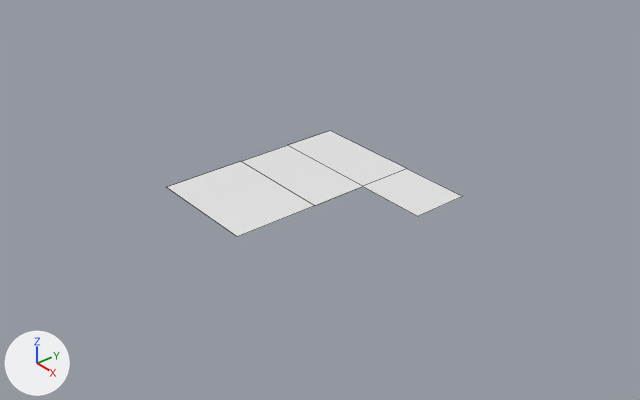
An edit to the Blender file offset_unittest.blend, drawn before and after from the same camera.
Camera for both pictures: a camera (50 mm lens) standing at (10.36, -8.6, 6.75) and looking at (0.32, -0.33, -0.43). Lighting does not change. The marker at lower left points along +X, +Y and +Z. Mesh edges are drawn as thin lines. The same objects are shown in both versions, whatever each file hides.
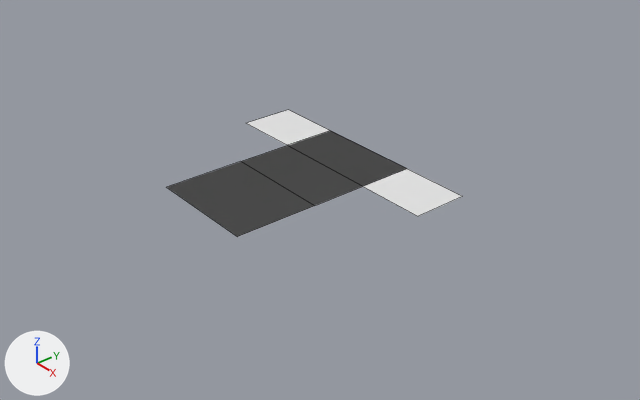
Where the change shows, as pixel boxes (x1, y1, x2, y2) in the pictures (640 x 400 px):
'Plane', modifiers changed: before (167, 131, 463, 237); after (167, 110, 463, 237)

The change, as a list of edits to the scene's bpy script:
```text
Change ob_plane:
    add _m = ob_plane.modifiers.new('Mirror', 'MIRROR')
```
